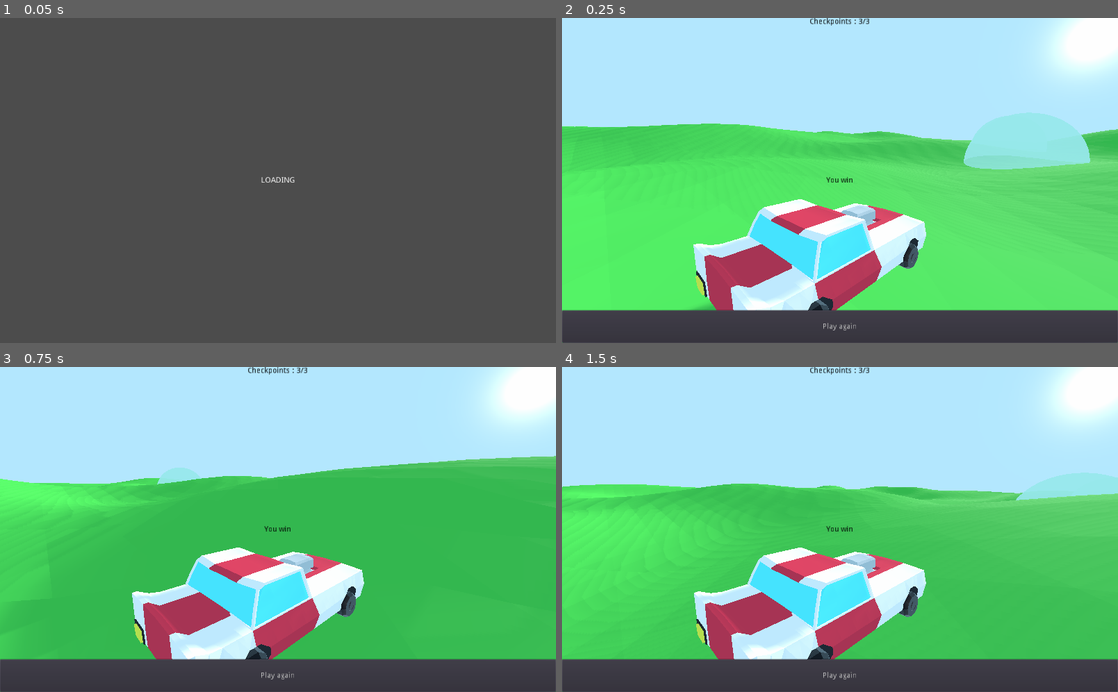
Above: before the commit, frames 1-4 (two rows, left to right).
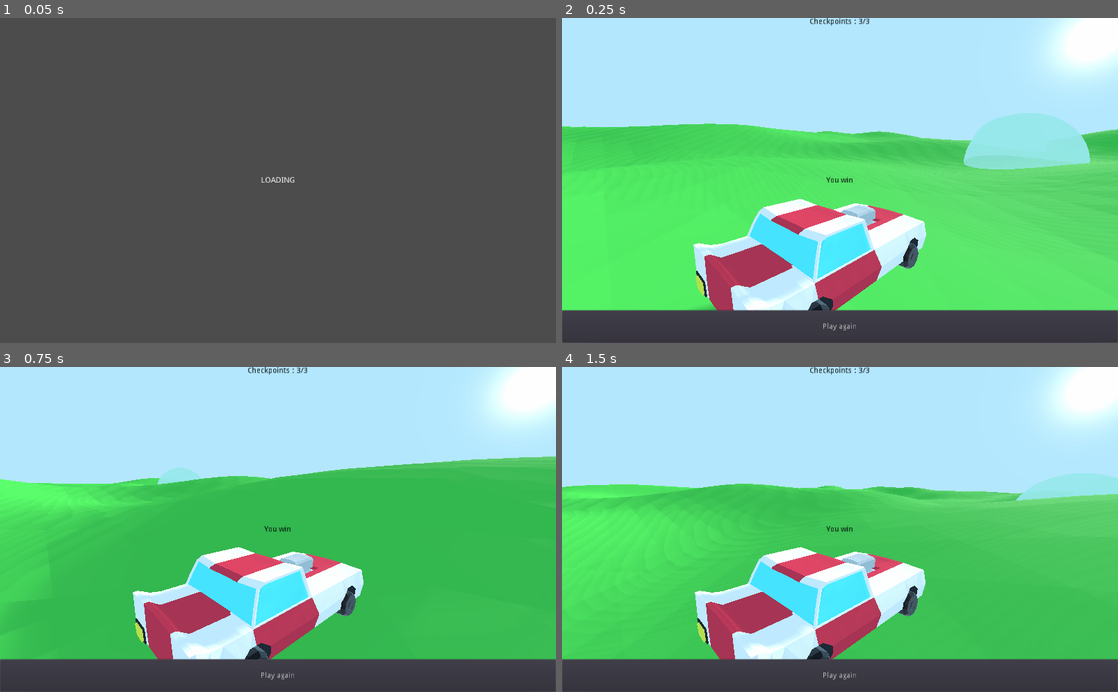
Above: after the commit, the same moments.

Repository: xrajishx/racer
Game: Godot game, scene res://Menu.tscn
Two runs of this game, one before a commit and one after it. Both use one fixed random seed, a clock stepped at 60 frames per second and the inputs below.
Inputs:
- Up to frame 1 (0.05 s): no input
- Up to frame 2 (0.25 s): no input
- Up to frame 3 (0.75 s): click "Play again" at 0.5 s
- Up to frame 4 (1.5 s): click "Play again" at 1.25 s

Frame 1 is identical in both runs. In frame 2, 0.2% of the frame differs, in the area x 1-100%, y 29-90%; in frame 3, 0.8%; in frame 4, 0.8%, in the area x 0-100%, y 32-90%.

Commit message:
Added waypoint to the checckpoints; has bugs

Diff:
--- a/Main.gd
+++ b/Main.gd
@@ -6,12 +6,25 @@
 var checkpoints_remaining
 var checkpoint_positions
 
+var next_checkpoint_position
+
+var viewport_size
+var waypoint_marker_size
+var waypoint_marker_pos_min
+var waypoint_marker_pos_max
+
 func _ready():
 	checkpoints_remaining = checkpoints_count
 	_spawn_car()
 	checkpoint_positions = global.generate_checkpoint_positions(checkpoints_count)
+	next_checkpoint_position = checkpoint_positions[0]
 	_spawn_checkpoint_markers()
 	update_hud_text()
+	waypoint_marker_size = $HUD/Waypoint.get_rect().size
+	viewport_size = get_viewport().size
+
+	waypoint_marker_pos_min = Vector2(0 + waypoint_marker_size.x, 0 + waypoint_marker_size.y)
+	waypoint_marker_pos_max = Vector2(viewport_size.x - waypoint_marker_size.x, viewport_size.y - viewport_size.y / 2)
 
 func _spawn_car():
 	var spawn_distance_from_origin = (global.current_map_length / 2) * global.current_quad_size
@@ -28,6 +41,9 @@
 	checkpoints_remaining -= 1
 	if checkpoints_remaining <= 0:
 		$GameOver.visible = true
+		$HUD/Waypoint.visible = false
+	else:
+		next_checkpoint_position = checkpoint_positions[checkpoints_count - checkpoints_remaining]
 	update_hud_text()
 
 func update_hud_text():
@@ -35,3 +51,21 @@
 
 func _on_PlayAgain_pressed():
 	global.load_scene("res://Menu.tscn")
+
+func _process(_delta):
+	var waypoint_marker_position = $Camera.unproject_position(Vector3(
+		next_checkpoint_position.x,
+		next_checkpoint_position.y + 10,
+		next_checkpoint_position.z)
+	)
+	waypoint_marker_position.x = clamp(waypoint_marker_position.x, waypoint_marker_pos_min.x, waypoint_marker_pos_max.x)
+	waypoint_marker_position.y = clamp(waypoint_marker_position.y, waypoint_marker_pos_min.y, waypoint_marker_pos_max.y)
+
+	if($Camera.get_transform().basis.z.dot(next_checkpoint_position - $Camera.translation) > 0):
+		if waypoint_marker_position.x < viewport_size.x / 2:
+			waypoint_marker_position.x = waypoint_marker_pos_min.x
+		else:
+			waypoint_marker_position.x = waypoint_marker_pos_max.x
+
+	$HUD/Waypoint.position = waypoint_marker_position
+	$HUD/Waypoint/Label.text = str((floor($RaceCar.translation.distance_to(next_checkpoint_position)) - 5) / 10)
--- a/Main.tscn
+++ b/Main.tscn
@@ -1,9 +1,10 @@
-[gd_scene load_steps=5 format=2]
+[gd_scene load_steps=6 format=2]
 
 [ext_resource path="res://Main.gd" type="Script" id=1]
 [ext_resource path="res://GroundGenerator.tscn" type="PackedScene" id=2]
 [ext_resource path="res://RaceCar.tscn" type="PackedScene" id=3]
 [ext_resource path="res://Camera.gd" type="Script" id=4]
+[ext_resource path="res://assets/waypoint.png" type="Texture" id=5]
 
 [node name="Main" type="Node"]
 script = ExtResource( 1 )
@@ -49,7 +50,6 @@
 text = "Play again"
 
 [node name="HUD" type="Control" parent="."]
-editor/display_folded = true
 anchor_right = 1.0
 anchor_bottom = 1.0
 mouse_filter = 2
@@ -61,4 +61,21 @@
 text = "Checkpoints: "
 align = 1
 valign = 1
+
+[node name="Waypoint" type="Sprite" parent="HUD"]
+scale = Vector2( 0.8, 0.8 )
+texture = ExtResource( 5 )
+
+[node name="Label" type="Label" parent="HUD/Waypoint"]
+anchor_top = 0.5
+anchor_right = 1.0
+anchor_bottom = 0.5
+margin_left = -32.0
+margin_top = -47.5
+margin_right = -32.0
+margin_bottom = -16.5
+custom_colors/font_color = Color( 0, 0, 0, 1 )
+text = "1000"
+align = 1
+valign = 1
 [connection signal="pressed" from="GameOver/PlayAgain" to="." method="_on_PlayAgain_pressed"]
Binary file added: assets/waypoint.png
Not shown, added: assets/waypoint.png.import
